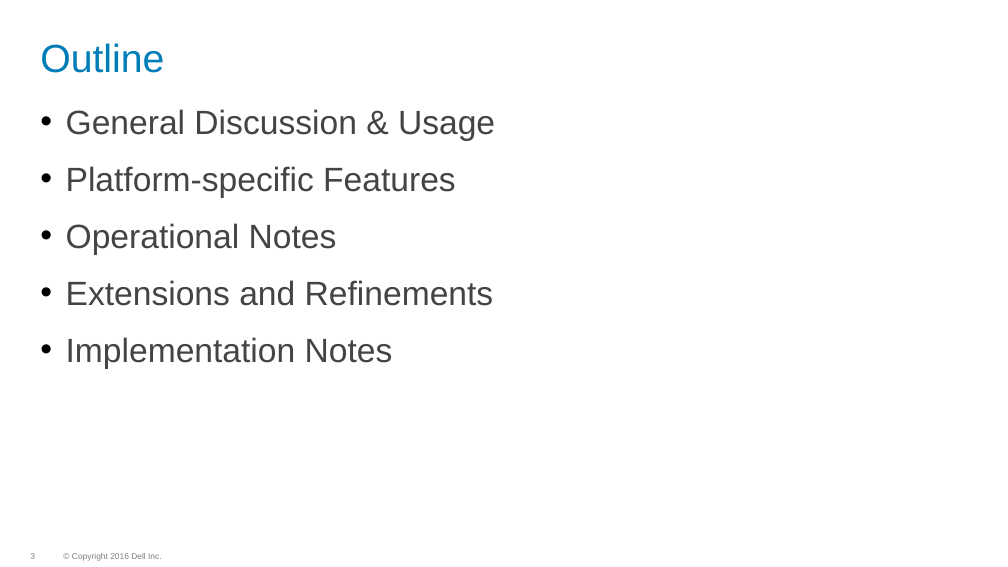
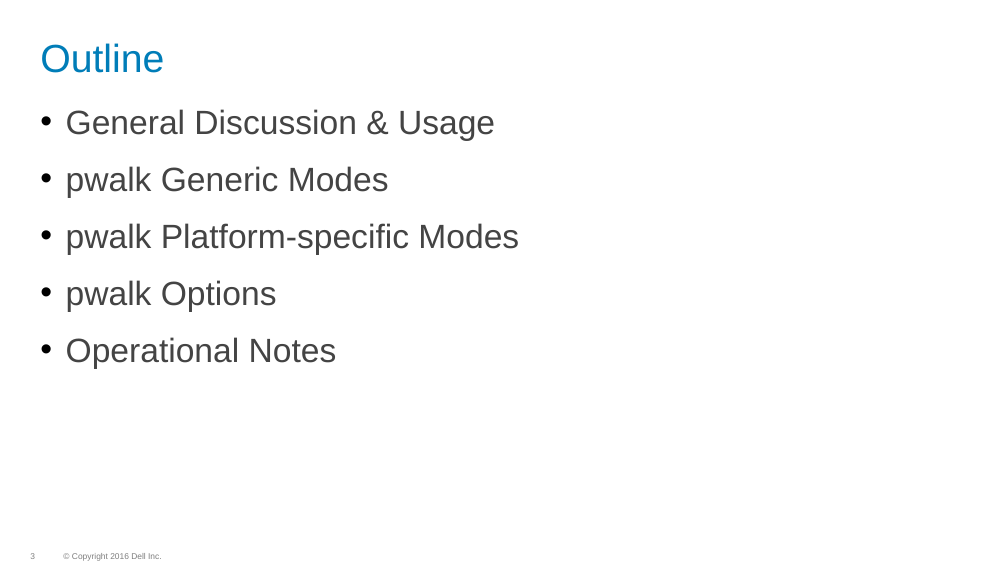
Before and after one commit to WhizBob/pwalk, a slide deck: slide 3 of doc/pwalk_slides.pptx. Drawn at 1008x567 pixels with LibreOffice and Linux fonts; fonts in the diff are those of the drawing; background and template pictures are left out. Boxes give left, top, right and bottom in pixels: in the first picture for what was removed or moved away, otherwise in the second. Text is boxed around its words. In the diff, an @@ line names an element or a change of style, - is before the commit and + after.

```diff
--- a/doc/pwalk_slides.pptx
+++ b/doc/pwalk_slides.pptx
@@ text at <box>66,166,519,312</box>: text changed @@
-• Platform-specific Features
+• pwalk Generic Modes
+• pwalk Platform-specific Modes
+• pwalk Options
@@ text at <box>66,280,494,369</box>: paragraphs removed @@
-• Extensions and Refinements
-• Implementation Notes
```
Also in this commit, not shown: 6 other slides changed.
